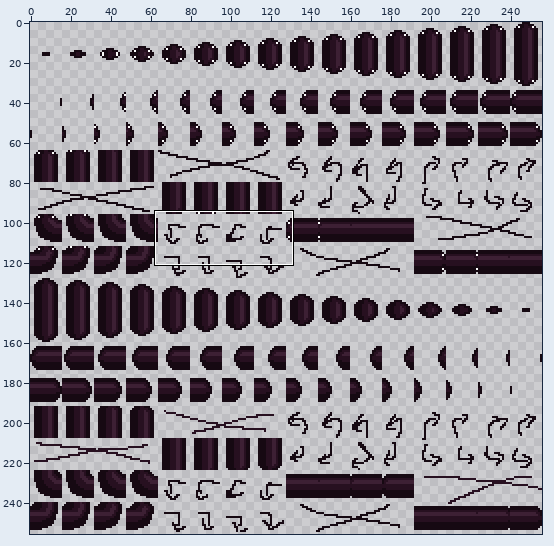
Edited in one commit: pixel-art file (assets/snake/head_animated.aseprite). Above, an overview of the earlier version with the close-up marked.
Close-up. Before the edit:
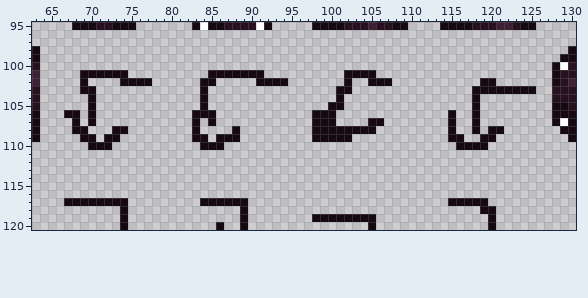
256x256 pixels, 1 frame. Shown: x 63..130, y 95..120. The commit also changed other parts of the picture, which this record leaves out.
Now the later version:
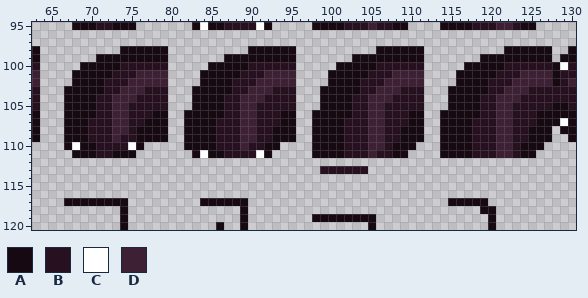
Palette (. is transparent): A #160912  B #271020  C #ffffff  D #3d2034
Change:
y 98: x 74..79 ...... -> AAAAAA; x 90..95 ...... -> AAAAAA; x 106..111 ...... -> AAAAAA; x 122..127 ...... -> AAAAAA
y 99: x 71..79 ......... -> AAAAAAAAA; x 87..95 ......... -> AAAAAAAAA; x 103..111 ......... -> AAAAAAAAA; x 119..127 ......... -> AAAAAAAAA
y 100: x 69..79 ........... -> AAAAABBBBBB; x 85..95 ........... -> AAAAABBBBBB; x 101..111 ........... -> AAAAABBBBBB; x 117..127 ........... -> AAAAABBBBBB
y 101: x 68 . -> A; x 73..79 AA..... -> BBBDDDD; x 84 . -> A; x 89..95 AAA.... -> BBBDDDD; x 100..101 .. -> AA; x 105..111 A...... -> BBBDDDD; x 116..127 ............ -> AAAAABBBDDDD
y 102: x 68 . -> A; x 70..79 ....AAAA.. -> AABBBDDDDD; x 86..95 .....AAAA. -> AABBBDDDDD; x 100..101 .. -> AA; x 103..111 ..AAA.... -> ABBBDDDDD; x 116..118 ... -> AAA; x 120..127 A....... -> BBBDDDDD
y 103: x 67..68 .. -> AA; x 71..79 ......... -> ABBDDDBBB; x 83 . -> A; x 85..95 ........... -> AAABBDDDBBB; x 99..100 .. -> AA; x 103..111 ......... -> ABBDDDBBB; x 115..117 ... -> AAA; x 120..127 AAAAAA.. -> BBDDDBBB
y 104: x 67..69 ... -> AAA; x 71..79 ......... -> BBDDDBBBB; x 83 . -> A; x 85..95 ........... -> AABBDDDBBBB; x 99..100 .. -> AA; x 102..111 .......... -> ABBDDDBBBB; x 115..117 ... -> AAA; x 119..127 ......... -> BBDDDBBBB
y 105: x 67..69 ... -> AAA; x 71..79 ......... -> BBDDBBBBB; x 83 . -> A; x 85..95 ........... -> AABBDDBBBBB; x 99 . -> A; x 102..111 .......... -> ABBDDBBBBB; x 115..117 ... -> AAA; x 119..127 ......... -> BBDDBBBBB
y 106: x 69 . -> A; x 71..79 ......... -> BBDDBBBAA; x 82 . -> A; x 86..95 .......... -> ABBDDBBBAA; x 101..111 ........... -> AABBDDBBBAA; x 114 . -> A; x 116..117 .. -> AA; x 119..127 ......... -> BBDDBBBAA
y 107: x 67 . -> A; x 69..79 .A......... -> ABBBDDBBAAA; x 82 . -> A; x 84 . -> A; x 86..95 .......... -> BBBDDBBBAA; x 101..111 ....AA..... -> ABBBDDBBBAA; x 114 . -> A; x 116..127 ..A......... -> AABBBDDBBBAA
y 108: x 67 . -> A; x 70..79 ...AA..... -> BBBDDBAAAA; x 82 . -> A; x 84..95 ....A....... -> AABBBDDBBAAA; x 102..111 AAAA...... -> BBBDDBBAAA; x 114 . -> A; x 116..127 ..A.AA...... -> AABBBDDBBAAA
y 109: x 67..68 .. -> AA; x 70..79 A.AA...... -> BBBDBBAAAA; x 82 . -> A; x 85..95 .AAA....... -> ABBBDDBBAAA; x 102..111 A......... -> BBBDDBBAAA; x 114 . -> A; x 117..127 ..AA....... -> ABBBDDBBAAA
y 110: x 67..69 ... -> ACA; x 71..76 AA.... -> BBBBCA; x 82..83 .. -> AA; x 86..93 A....... -> BBBDBBAA; x 98..110 ............. -> AAAABBBDDBAAA; x 114..115 .. -> AA; x 118..126 AA....... -> BBBDDBAAA
y 111: x 68..75 ........ -> AAABBAAA; x 83..92 .......... -> ACAABBBBCA; x 98..109 ............ -> AAAABBBDBBAA; x 114..125 ............ -> AAAABBBDDBAA
y 113: x 99..104 ...... -> BBBBBB
Pixel boxes of the changes (left, top, right, bottom) in both close-ups:
changed: (64, 46, 552, 174)
